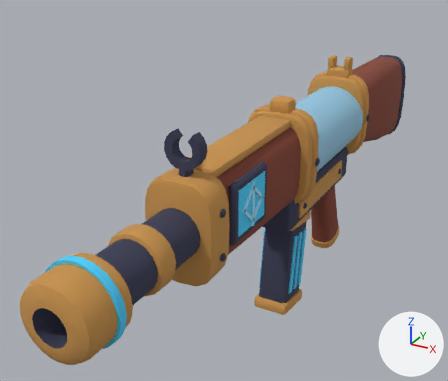
What one commit did to the glTF model assets/models/rifle.glb.
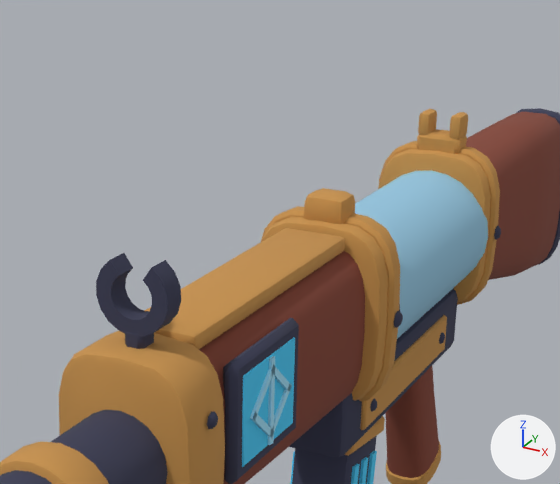
Each version is shown whole from a 50 mm camera at (0.347, -0.936, 0.601) aimed at (-0.095, -0.132, 0.199), then close up on the part from 26% to 89% of the width and 0% to 64% of the height. Lighting does not change. The marker at lower right points along +X, +Y and +Z. The first two pictures are the older version. Where no turn or scale is listed for an object, it has been applied to the vertices. Vertices at exactly the same position are counted once.

The older version as bpy lines, for what is in view:
```python
me_body = bpy.data.meshes.new('Body')
me_body.from_pydata(...)  # 1880 vertices, 3556 faces; spans x -0.061..0.061, y -0.552..0.142, z -0.197..0.175
me_body.materials.append(mat_toon)
# before: 607 (-0.016, 0.107, 0.143) at pixel (420, 137), 608 (-0.016, 0.111, 0.147), 609 (-0.02, 0.111, 0.143) at pixel (417, 136), 613 (-0.016, 0.129, 0.147), 614 (-0.016, 0.133, 0.143)
# before: 615 (-0.02, 0.129, 0.143), 619 (0.016, 0.111, 0.147), 620 (0.016, 0.107, 0.143) at pixel (454, 141), 621 (0.02, 0.111, 0.143) at pixel (460, 141), 625 (0.016, 0.129, 0.147)
# before: 626 (0.02, 0.129, 0.143) at pixel (466, 137), 627 (0.016, 0.133, 0.143)
me_chamber = bpy.data.meshes.new('Chamber')
me_chamber.from_pydata(...)  # 48 vertices, 48 faces; spans x -0.055..0.055, y -0.11..0.108, z -0.055..0.055
me_chamber.materials.append(mat_toon)
me_mag = bpy.data.meshes.new('Mag')
me_mag.from_pydata(...)  # 184 vertices, 332 faces; spans x -0.029..0.029, y -0.061..0.036, z -0.167..0.004
me_mag.materials.append(mat_toon)
ob_body = bpy.data.objects.new('Body', me_body)
ob_body.location = (0.0, 0.0, 0.213)
ob_chamber = bpy.data.objects.new('Chamber', me_chamber)
ob_chamber.location = (0.0, -0.005, 0.275)
ob_mag = bpy.data.objects.new('Mag', me_mag)
ob_mag.location = (0.0, -0.092, 0.167)
# also in view: 'Stock' at (0.0, 0.293, 0.234)
```
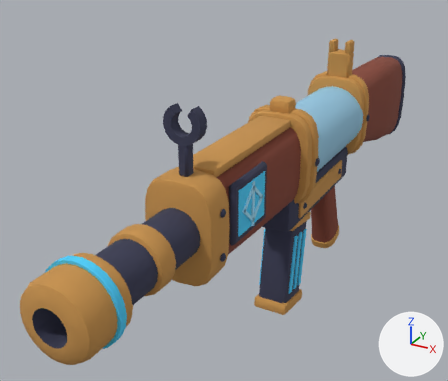
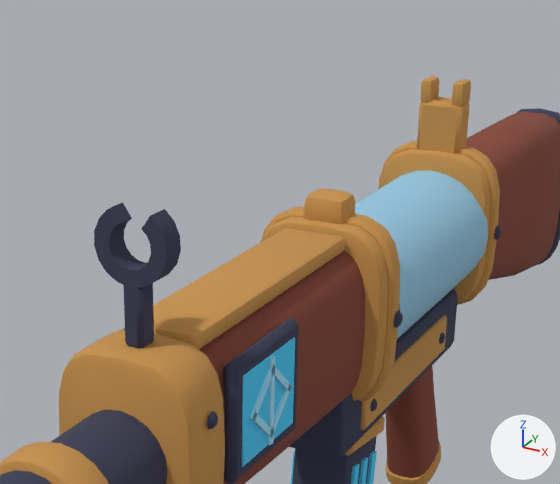
Location of each change, (x1, y1, x2, y2) in pixels of the close-ups (560 x 484 px; the box of a moved part takes in the faces that stretch with it):
'Body', reshaped
    before: (0, 109, 501, 484)
    after: (0, 76, 501, 484)
part 1 of me_body, moved or reshaped
    before: (449, 112, 468, 140)
    after: (452, 79, 471, 107)
part 2 of me_body, moved or reshaped
    before: (418, 109, 437, 135)
    after: (420, 76, 439, 103)
part 3 of me_body, moved or reshaped
    before: (96, 253, 181, 337)
    after: (94, 202, 181, 287)
part 4 of me_body, moved or reshaped
    before: (125, 332, 154, 349)
    after: (123, 283, 154, 347)
part 5 of me_body, moved or reshaped
    before: (417, 129, 467, 154)
    after: (417, 97, 470, 154)

The change, as a list of edits to the scene's bpy script:
```text
Change me_body:
    used by ob_body; location = (0.0, 0.0, 0.213)
    remove me_body.from_pydata(...)  # 1880 vertices, 3556 faces; spans x -0.061..0.061, y -0.552..0.142, z -0.197..0.175
    add me_body.from_pydata(...)  # 1880 vertices, 3556 faces; spans x -0.061..0.061, y -0.552..0.142, z -0.197..0.204
    me_body part 1: the loose piece of 56 vertices spanning x 0.009..0.02, y 0.108..0.132, z 0.143..0.165 is moved by (0.0, 0.0, 0.029)
    me_body part 2: the loose piece of 56 vertices spanning x -0.02..-0.009, y 0.108..0.132, z 0.143..0.165 is moved by (0.0, 0.0, 0.029)
    me_body part 3: the loose piece of 60 vertices spanning x -0.023..0.023, y -0.399..-0.384, z 0.133..0.175 is moved by (0.0, 0.0, 0.029)
    me_body part 4: all 12 vertices in x -0.007..0.007, y -0.4..-0.384, z 0.134..0.137 are moved by (0.0, 0.0, 0.028)
    me_body part 5
    add for i in [607, 608, 609, 613, 614, 615, 619, 620, 621, 625, 626, 627]: me_body.vertices[i].co += Vector((0.0, 0.0, 0.029))
    other edits to the shape of me_body do not show in these pictures
```
